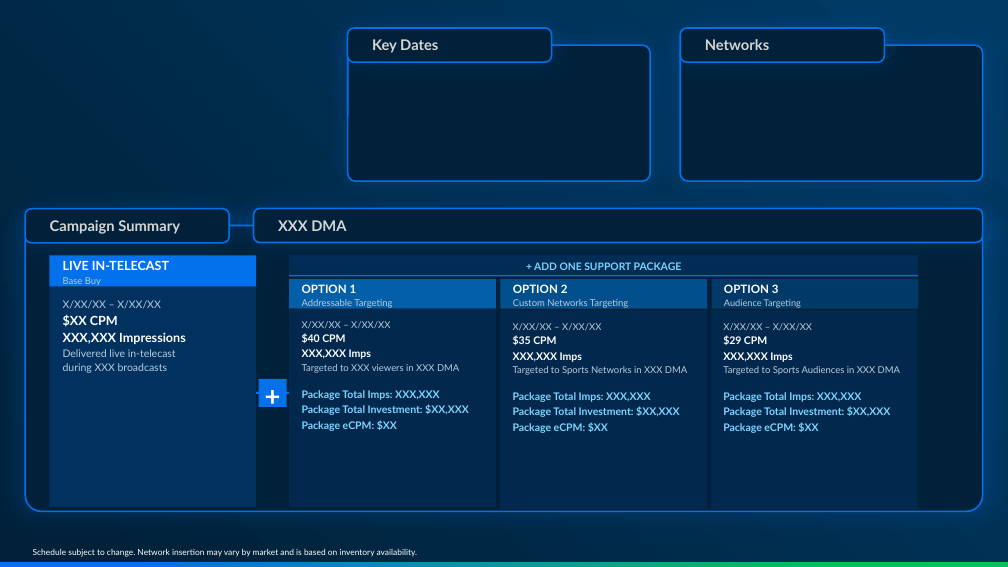
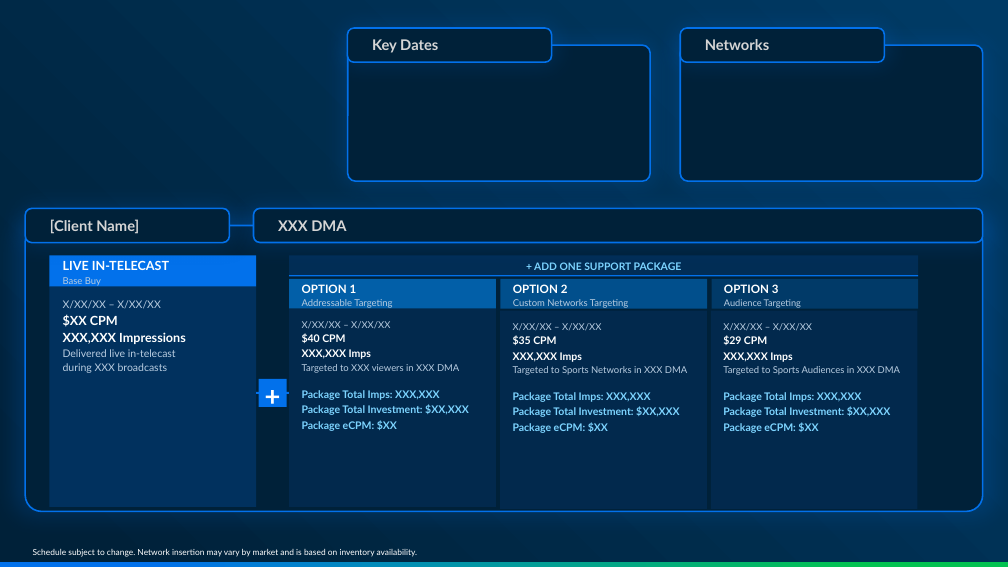
Before and after one commit to zsparkman/HPO-Package-Builder, a slide deck: slide 1 of HPO Stream Package Builder - Master Template.pptx. Drawn at 1008x567 pixels with LibreOffice and Linux fonts; fonts in the diff are those of the drawing; background and template pictures are left out. Boxes give left, top, right and bottom in pixels: in the first picture for what was removed or moved away, otherwise in the second. Text is boxed around its words. In the diff, an @@ line names an element or a change of style, - is before the commit and + after.

```diff
--- a/HPO Stream Package Builder - Master Template.pptx
+++ b/HPO Stream Package Builder - Master Template.pptx
@@ rounded rectangle removed at [25, 209, 229, 243] @@
-Campaign Summary
@@ rounded rectangle added at [25, 209, 229, 243], fill #002139, outline #03C251 1.5 pt, 14 pt, text #D5D5D5, bold @@
+[Client Name]
```
Also in this commit, not shown: 26 other files.
